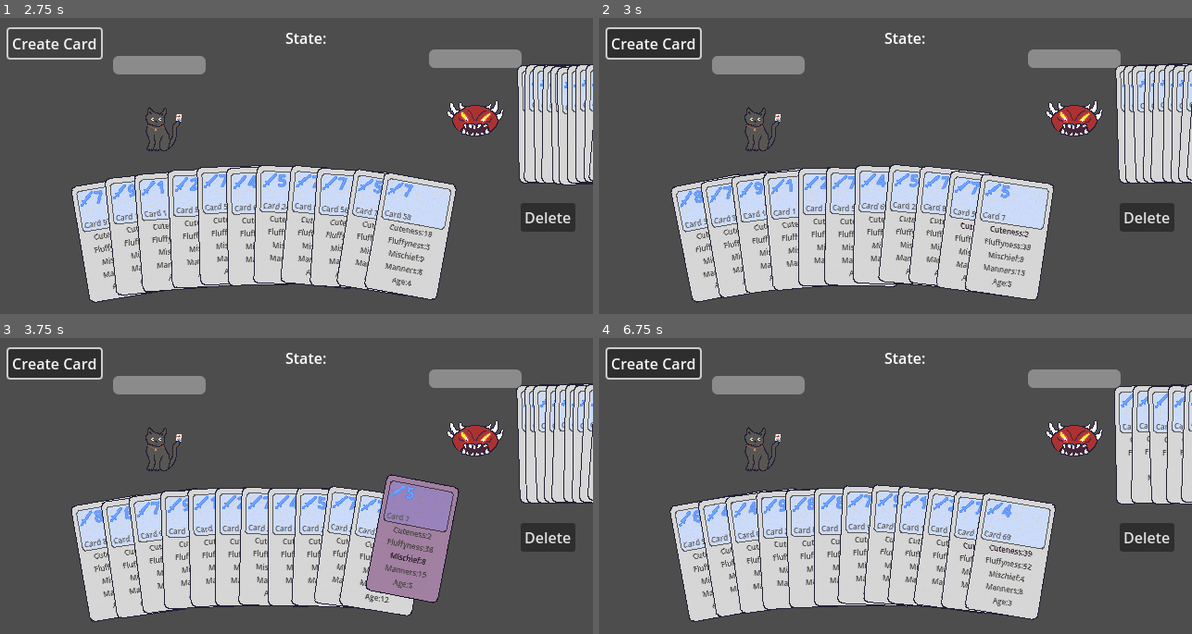
Above: before the commit, frames 1-4 (two rows, left to right).
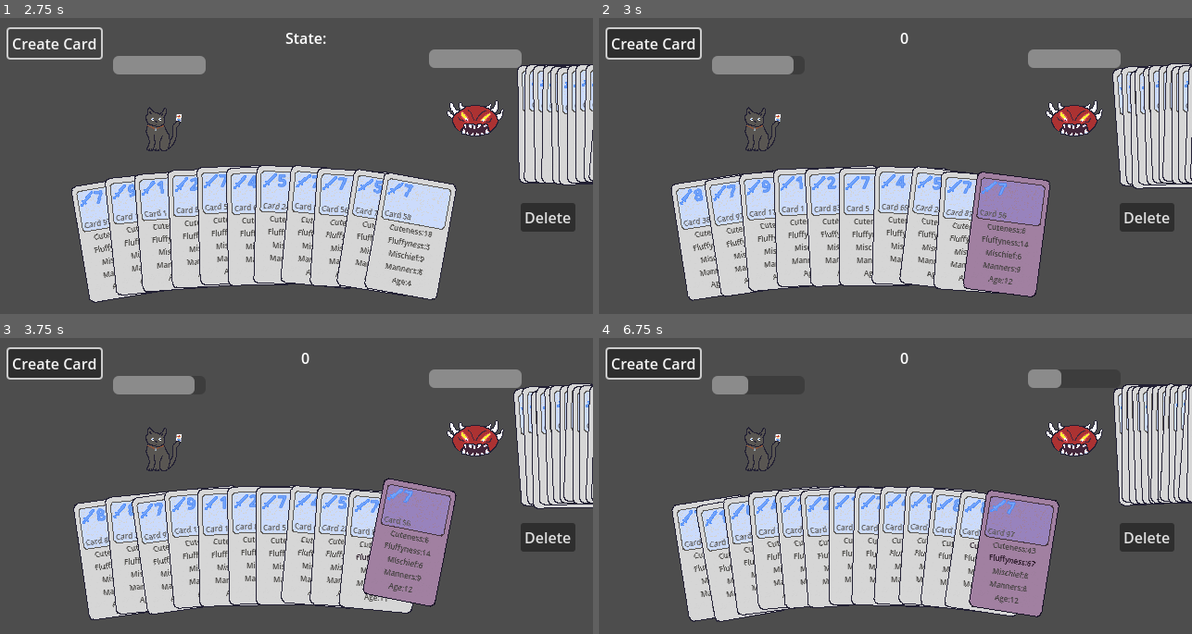
Above: after the commit, the same moments.

Repository: zcbntr/bucinum
Game: Godot game, scene res://scenes/main.tscn
Two runs of this game, one before a commit and one after it. Both use one fixed random seed, a clock stepped at 60 frames per second and the inputs below.
Inputs (mouse positions are in pixels of both pictures, inside the frame that each line leads up to):
- Up to frame 1 (2.75 s): click "Create Card" at 0.5 s; click "Create Card" at 1.25 s; click "Create Card" at 2 s
- Up to frame 2 (3 s): tap Enter at 2.75 s; move the mouse to (1008, 237) at 2.77 s; press the mouse at (1008, 237) at 2.78 s
- Up to frame 3 (3.75 s): tap Space at 3.5 s; move the mouse to (409, 557) at 3.52 s; release the mouse at (409, 557) at 3.53 s; click (409, 557) at 3.6 s
- Up to frame 4 (6.75 s): tap Enter at 4.25, 5.75 s; move the mouse to (1014, 533) at 4.27 s; press the mouse at (1014, 533) at 4.28 s; tap Space at 5, 6.5 s; move the mouse to (1014, 557) at 5.02 s; release the mouse at (1014, 557) at 5.03 s; click (1014, 557) at 5.1 s; move the mouse to (1014, 554) at 5.77 s; press the mouse at (1014, 554) at 5.78 s; move the mouse to (1008, 554) at 6.52 s; release the mouse at (1008, 554) at 6.53 s; click (1008, 554) at 6.6 s

Frame 1 is identical in both runs. In frame 2, 16% of the frame differs, in the area x 12-100%, y 5-97%; in frame 3, 13%; in frame 4, 16%, in the area x 11-100%, y 5-96%.
Error before the commit: Invalid call. Nonexistent function 'activate' in base 'Node2D (CardObject)'. (res://scripts/main.gd:130)

Commit message:
Various improvements
- Make the game work again but this time with ECS based structure for easier development of varied card actions
- Make cards purchasable from the shop

Diff:
--- a/scenes/main.tscn
+++ b/scenes/main.tscn
@@ -140,3 +140,4 @@
 [connection signal="pressed" from="CanvasLayer/RoundWonOverlay/ContinueButton" to="." method="_on_continue_button_pressed"]
 [connection signal="pressed" from="PlayUI/DeleteButton" to="." method="_on_delete_card_button_pressed"]
 [connection signal="pressed" from="PlayUI/CreateCardButton" to="." method="_on_create_card_button_pressed"]
+[connection signal="exit_shop_pressed" from="Shop" to="." method="_on_shop_exit_shop_pressed"]
--- a/scripts/action_component.gd
+++ b/scripts/action_component.gd
@@ -1,23 +1,13 @@
-class_name ActionComponent extends Node2D
+class_name ActionComponent extends Component
 
-func _enter_tree() -> void:
-	assert(owner is CardObject)
-	owner.set_meta(&"ActionComponent", self)
+func get_component_name() -> StringName:
+	return "ActionComponent"
 
-func _exit_tree() -> void:
-	owner.remove_meta(&"ActionComponent")
-
-
-# Called when the node enters the scene tree for the first time.
-func _ready() -> void:
-	pass # Replace with function body.
-
-
-# Called every frame. 'delta' is the elapsed time since the previous frame.
-func _process(_delta: float) -> void:
+func pre_play_action(play_data: PlayData) -> void:
 	pass
 
+func play_action(play_data: PlayData) -> void:
+	pass
 
-func activate(game_state: Dictionary) -> void:
-#	Do the action associated e.g. increase stats of next card played
+func post_play_action(play_data: PlayData) -> void:
 	pass
--- a/scripts/card_object.gd
+++ b/scripts/card_object.gd
@@ -66,12 +66,14 @@
 
 
 func make_playable() -> void:
-	var playable_component: PlayableComponent = playable_component_scene.instantiate()
-	add_child(playable_component)
+	if !Component.has_component(self, &"PlayableComponent"):
+		var playable_component: PlayableComponent = playable_component_scene.instantiate()
+		playable_component.register_component(self, playable_component)
 
 func make_actionable() -> void:
-	var action_component: ActionComponent = action_component_scene.instantiate()
-	add_child(action_component)
+	if !Component.has_component(self, &"ActionComponent"):
+		var action_component: ActionComponent = action_component_scene.instantiate()
+		action_component.register_component(self, action_component)
 
 
 # Called when the node enters the scene tree for the first time.
--- /dev/null
+++ b/scripts/component.gd
@@ -0,0 +1,22 @@
+class_name Component extends Node
+
+func _ready() -> void:
+	if owner:
+		owner.set_meta(get_component_name(), self)
+
+func get_component_name() -> StringName:
+	assert(false, '%s should implement get_component_name' % get_script().resource_path)
+	return ''
+
+func register_component(owning_node: Node, component_node: Component) -> void:
+	owning_node.add_child(component_node)
+	component_node.owner = owning_node
+	owning_node.set_meta(component_node.get_component_name(), component_node)
+
+static func find_component(owning_node: Node, component_name: StringName) -> Component:
+	if owning_node.has_meta(component_name):
+		return owning_node.get_meta(component_name)
+	return null
+
+static func has_component(owning_node: Node, component_name: StringName) -> bool:
+	return Component.find_component(owning_node, component_name) != null
--- a/scripts/enemy_character.gd
+++ b/scripts/enemy_character.gd
@@ -1,7 +1,4 @@
 class_name EnemyCharacter extends Character
-
-func play_turn() -> CardObject:
-	return hand.remove_top_card()
 
 # Called when the node enters the scene tree for the first time.
 func _ready() -> void:
@@ -10,7 +7,16 @@
 	hand.hand_radius = 1050
 	pass # Replace with function body.
 
-
 # Called every frame. 'delta' is the elapsed time since the previous frame.
 func _process(_delta: float) -> void:
 	pass
+
+func get_random_category_to_play() -> String:
+	if hand.is_empty():
+		return ""
+
+	var top_card = hand.get_top_card()
+	var rng = RandomNumberGenerator.new()
+	var keys = top_card.card_stats.keys()
+	var category = keys[rng.randi_range(0, keys.size() - 1)]
+	return category
--- a/scripts/game_controller.gd
+++ b/scripts/game_controller.gd
@@ -18,24 +18,7 @@
 static var current_state: GameState = GameState.PLAYER_TURN
 static var comparison_history: Array[ComparisonResult]
 
-static var player_hand: Hand
-static var enemy_hand: Hand
 static var money: int = 0
-
-static func get_player_hand() -> Hand:
-	return player_hand
-
-static func add_card_to_player_hand(_card: CardObject) -> void:
-	player_hand.add_card(_card)
-
-static func remove_card_from_player_hand(_card: CardObject) -> void:
-	player_hand.remove_card(player_hand.find(_card))
-
-static func add_card_to_enemy_hand(_card: CardObject) -> void:
-	enemy_hand.add_card(_card)
-
-static func remove_card_from_enemy_hand(_card: CardObject) -> void:
-	enemy_hand.remove_card(enemy_hand.find(_card))
 
 static func transition(next_state: GameState):
 	current_state = next_state
--- a/scripts/hand.gd
+++ b/scripts/hand.gd
@@ -41,6 +41,8 @@
 	_card.category_clicked.connect(_on_card_category_clicked)
 	_card.card_selected.connect(_on_card_selected)
 	_card.card_unselected.connect(_on_card_unselected)
+	_card.make_playable()
+	_card.visible = true
 	cards.push_back(_card)
 	add_child(_card)
 
@@ -55,8 +57,6 @@
 		cards_selected.remove_at(selected_card_index)
 
 	cards.remove_at(_index)
-	#removing_card.category_hovered.disconnect()
-	#removing_card.category_unhovered.disconnect()
 	remove_child(removing_card)
 	fan_cards()
 
--- a/scripts/main.gd
+++ b/scripts/main.gd
@@ -19,7 +19,7 @@
 		player_character.add_card_to_hand(CardObject.generate_random_card())
 
 	shop = $Shop
-	shop.player_hand = player_character.get_hand()
+	shop.player_character = player_character
 
 func load_player() -> void:
 	player_character = $GameScreen/PlayerCharacter
@@ -39,8 +39,9 @@
 		$Shop.visible = false
 		$GameScreen.visible = true
 		$PlayUI.visible = true
+
 #		AI Logic
-		play_enemy_card()
+		play_cards(enemy_character.get_random_category_to_play(), player_character.remove_top_card(), enemy_character.remove_top_card())
 
 	elif GameController.current_state == GameController.GameState.PLAYER_TURN:
 		$Shop.visible = false
@@ -49,94 +50,70 @@
 
 	elif GameController.current_state == GameController.GameState.ROUND_WON:
 		$PlayUI.visible = false
+		$CanvasLayer.visible = true
 		$CanvasLayer/RoundWonOverlay.visible = true
 
 	elif GameController.current_state == GameController.GameState.VICTORY:
 		$PlayUI.visible = false
+		$CanvasLayer.visible = true
 		$CanvasLayer/VictoryOverlay.visible = true
 
 	elif GameController.current_state == GameController.GameState.GAMEOVER:
 		$PlayUI.visible = false
+		$CanvasLayer.visible = true
 		$CanvasLayer/GameOverOverlay.visible = true
 
 	elif GameController.current_state == GameController.GameState.SHOP:
 		$GameScreen.visible = false
 		$PlayUI.visible = false
-		$CanvasLayer/RoundWonOverlay.visible = false
+		$CanvasLayer.visible = false
 		$Shop.visible = true
 
+func play_cards(_category: String, _player_card: CardObject, _enemy_card) -> void:
+	var player_card_playable_component = Component.find_component(_player_card, &"PlayableComponent")
+	var enemy_card_playable_component = Component.find_component(_enemy_card, &"PlayableComponent")
+	assert(player_card_playable_component != null && enemy_card_playable_component != null)
+	var play_data = PlayData.new()
+	play_data.category = _category
 
-func play_enemy_card() -> void:
-	if (!enemy_character.hand_is_empty()):
-		var enemy_card = enemy_character.remove_top_card()
+#	First deal with no card played cases, where either or both cards are null
+	if _enemy_card == null && _player_card == null:
+		GameController.push_comparison_result(GameController.ComparisonResult.TIE)
+	elif _enemy_card == null:
+		play_data.caster = player_character
+		play_data.targets.push_back(enemy_character)
+		player_card_playable_component.play(play_data)
+		player_character.add_card_to_hand(_player_card)
 
-#		If player has no cards then the enemy just plays theirs
-		if player_character.hand_is_empty():
-			enemy_card.activate({
-				"caster": $GameScreen/EnemyCharacter,
-				"targets": [$GameScreen/PlayerCharacter]
-			})
+		GameController.push_comparison_result(GameController.ComparisonResult.PLAYER_WIN)
+	elif _player_card == null:
+		play_data.caster = enemy_character
+		play_data.targets.push_back(player_character)
+		enemy_card_playable_component.play(play_data)
+		enemy_character.add_card_to_hand(_enemy_card)
 
-			GameController.push_comparison_result(GameController.ComparisonResult.ENEMY_WIN)
+		GameController.push_comparison_result(GameController.ComparisonResult.ENEMY_WIN)
+	else:
+		var comparison_result = GameController.compare_cards(_category, _player_card, _enemy_card)
+		if comparison_result == GameController.ComparisonResult.PLAYER_WIN:
+			play_data.caster = player_character
+			play_data.targets.push_back(enemy_character)
+			player_card_playable_component.play(play_data)
+			player_character.add_card_to_hand(_player_card)
+			player_character.add_card_to_hand(_enemy_card)
+		elif comparison_result == GameController.ComparisonResult.ENEMY_WIN:
+			play_data.caster = enemy_character
+			play_data.targets.push_back(player_character)
+			enemy_card_playable_component.play(play_data)
+			enemy_character.add_card_to_hand(_enemy_card)
+			enemy_character.add_card_to_hand(_player_card)
 		else:
-			var rng = RandomNumberGenerator.new()
-			var category = enemy_card.stats.keys()[rng.randi_range(0, enemy_card.stats.keys().size() - 1)]
-			var player_card = player_character.remove_top_card()
-			var comparison_result = GameController.compare_cards(category, player_card, enemy_card)
-			if comparison_result == GameController.ComparisonResult.PLAYER_WIN:
-				player_card.activate({
-					"caster": $GameScreen/PlayerCharacter,
-					"targets": [$GameScreen/EnemyCharacter]
-				})
-				player_character.add_card_to_hand(player_card)
-
-			elif comparison_result == GameController.ComparisonResult.ENEMY_WIN:
-				enemy_card.activate({
-					"caster": $GameScreen/EnemyCharacter,
-					"targets": [$GameScreen/PlayerCharacter]
-				})
-
-			else:
-				print("tie")
-	#			Implement tie breaker system in the future
-	#			Currently just throw away cards
-				pass
-			GameController.push_comparison_result(comparison_result)
-
-	transition_game_state()
-
-
-func play_player_card(_category: String, _card: CardObject) -> void:
-	if (!player_character.hand_is_empty()):
-
-#		If player has no cards then the enemy just plays theirs
-		if enemy_character.hand_is_empty():
-			_card.activate({
-				"caster": $GameScreen/PlayerCharacter,
-				"targets": [$GameScreen/EnemyCharacter]
-			})
-
-			GameController.push_comparison_result(GameController.ComparisonResult.PLAYER_WIN)
-		else:
-			var enemy_card = enemy_character.remove_top_card()
-			var comparison_result = GameController.compare_cards(_category, _card, enemy_card)
-			if comparison_result == GameController.ComparisonResult.PLAYER_WIN:
-				_card.activate({
-					"caster": $GameScreen/PlayerCharacter,
-					"targets": [$GameScreen/EnemyCharacter]
-				})
-				player_character.add_card_to_hand(_card)
-			elif comparison_result == GameController.ComparisonResult.ENEMY_WIN:
-				enemy_card.activate({
-					"caster": $GameScreen/EnemyCharacter,
-					"targets": [$GameScreen/PlayerCharacter]
-				})
-			else:
-				print("tie")
-	#			Implement tie breaker system in the future
-	#			Currently just throw away cards
-				pass
-			GameController.push_comparison_result(comparison_result)
+			print("tie")
+#			Implement tie breaker system in the future
+#			Currently just throw away cards
+#			Maybe trigger both cards actions but do not damage?
+			pass
+		GameController.push_comparison_result(comparison_result)
 
 	transition_game_state()
 
@@ -152,7 +129,6 @@
 	elif GameController.current_state == GameController.GameState.ROUND_WON:
 		GameController.transition(GameController.GameState.SHOP)
 		GameController.add_money(10)
-		shop.player_money = GameController.get_money()
 	elif GameController.current_state == GameController.GameState.SHOP:
 		GameController.transition(GameController.GameState.PLAYER_TURN)
 		load_enemy()
@@ -168,11 +144,12 @@
 func _on_delete_card_button_pressed() -> void:
 	player_character.remove_selected_cards()
 
-
 func _on_player_character_category_clicked(category: String, card: CardObject) -> void:
 	if GameController.current_state == GameController.GameState.PLAYER_TURN:
 		if card == player_character.get_top_card():
-			play_player_card(category, player_character.remove_top_card())
+			var top_card = player_character.remove_top_card()
+			assert(Component.has_component(top_card, "PlayableComponent"))
+			play_cards(category, top_card, enemy_character.remove_top_card())
 
 
 func _on_continue_button_pressed() -> void:
--- /dev/null
+++ b/scripts/play_data.gd
@@ -0,0 +1,5 @@
+class_name PlayData extends Resource
+
+var category: String
+var caster: Character
+var targets: Array[Character] = []
--- a/scripts/playable_component.gd
+++ b/scripts/playable_component.gd
@@ -1,18 +1,23 @@
-class_name PlayableComponent extends Node2D
+class_name PlayableComponent extends Component
 
-func _enter_tree() -> void:
-#	This component can only be a child of a CardObject
-	assert(owner is CardObject)
-	owner.set_meta(&"PlayableComponent", self)
+func get_component_name() -> StringName:
+	return "PlayableComponent"
 
-func _exit_tree() -> void:
-	owner.remove_meta(&"PlayableComponent")
+func play(play_data: PlayData) -> void:
+	var action_component: ActionComponent = Component.find_component(owner, &"ActionComponent")
 
-# Called when the node enters the scene tree for the first time.
-func _ready() -> void:
-	pass
+	if action_component != null:
+		action_component.pre_play_action(play_data)
 
+	if action_component != null:
+		action_component.play_action(play_data)
 
-# Called every frame. 'delta' is the elapsed time since the previous frame.
-func _process(_delta: float) -> void:
-	pass
+	play_function(play_data)
+
+	if action_component != null:
+		action_component.post_play_action(play_data)
+
+func play_function(play_data: PlayData) -> void:
+	var card: CardObject = owner
+	for target in play_data.targets:
+		target.take_damage(card.card_damage)
--- a/scripts/shop.gd
+++ b/scripts/shop.gd
@@ -4,7 +4,7 @@
 
 @export var cards: Array[CardObject]
 @export var upgrades: Array
-@export var player_hand: Hand
+@export var player_character: PlayerCharacter
 
 
 # Called when the node enters the scene tree for the first time.
@@ -50,5 +50,6 @@
 	if GameController.get_money() >= _card.card_cost:
 		_card.visible = false
 		cards.remove_at(cards.find(_card))
-		player_hand.add_card(_card)
+		player_character.add_card_to_hand(_card)
 		lay_out_cards()
+		GameController.remove_money(_card.card_cost)
